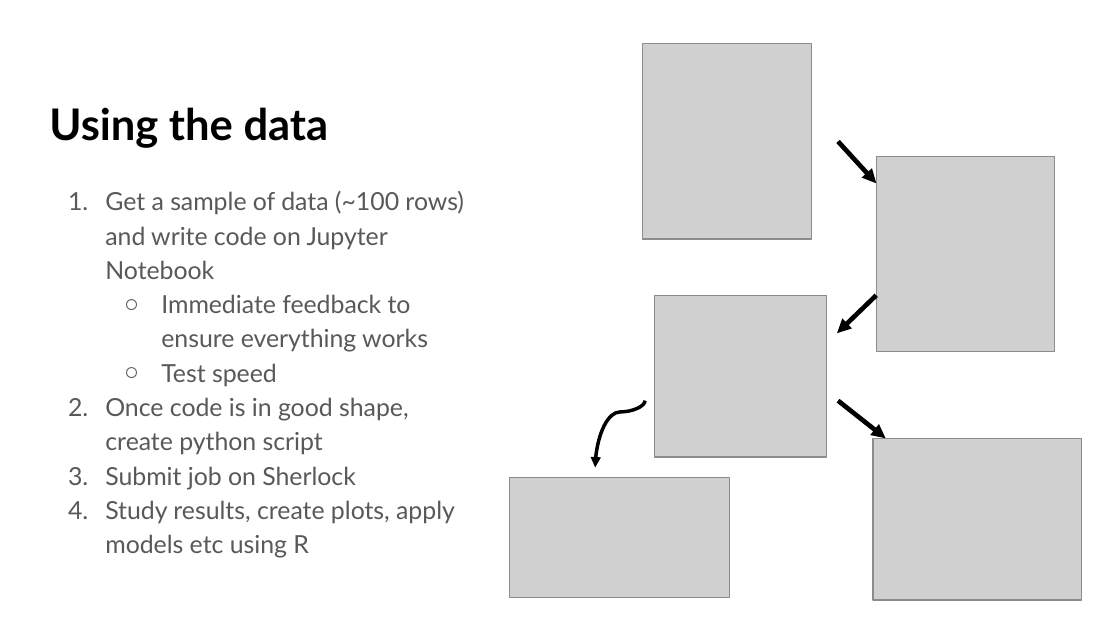
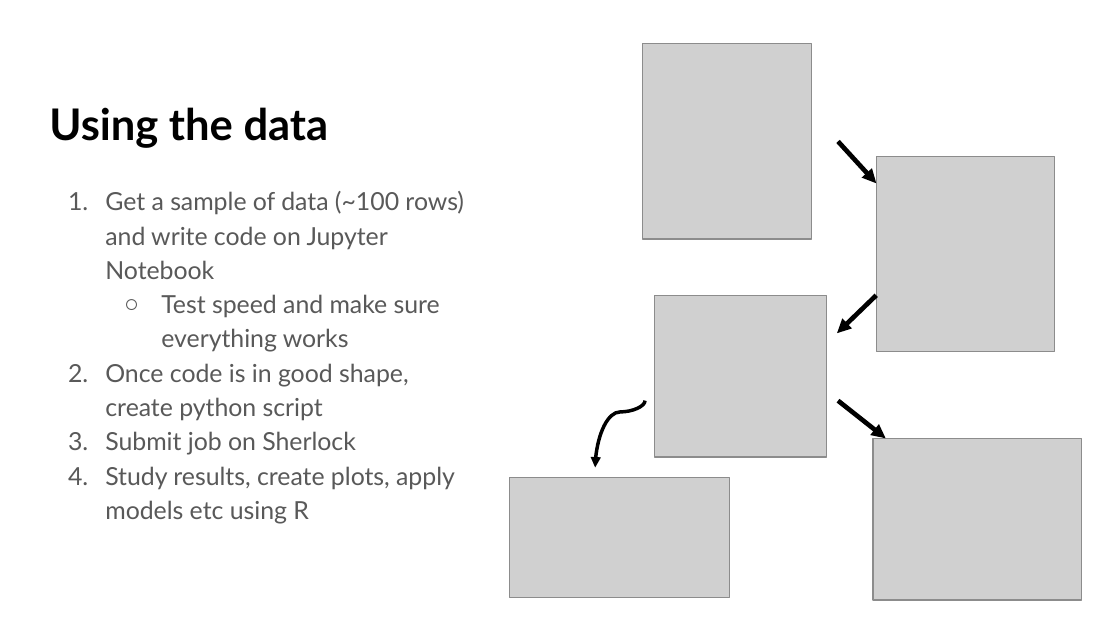
Before and after one commit to sofiaaj/sg_workshop, a slide deck: slide 17 of Safegraph meeting (04_11).pptx. Drawn at 1120x630 pixels with LibreOffice and Linux fonts; fonts in the diff are those of the drawing; grey boxes stand for pictures. Boxes give left, top, right and bottom in pixels: in the first picture for what was removed or moved away, otherwise in the second. Text is boxed around its words. In the diff, an @@ line names an element or a change of style, - is before the commit and + after.

```diff
--- a/Safegraph meeting (04_11).pptx
+++ b/Safegraph meeting (04_11).pptx
@@ text at (161, 294, 440, 352): text changed @@
-  ○ Immediate feedback to ensure everything works
-  ○ Test speed
+  ○ Test speed and make sure everything works
```
Also in this commit, not shown: 4 other slides changed, 2 other files.
